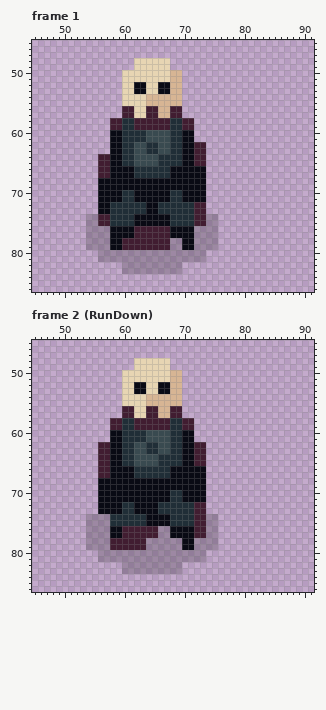
Two states of a pixel-art file, Assets/Resources/Enemies/skull knight.aseprite. That is the earlier state.
128x128 pixels, 55 frames. Shown: frame 1: x 45..91, y 45..86; frame 2 (RunDown): x 45..91, y 45..86. The commit also changed other frames, which this record leaves out.
New version:
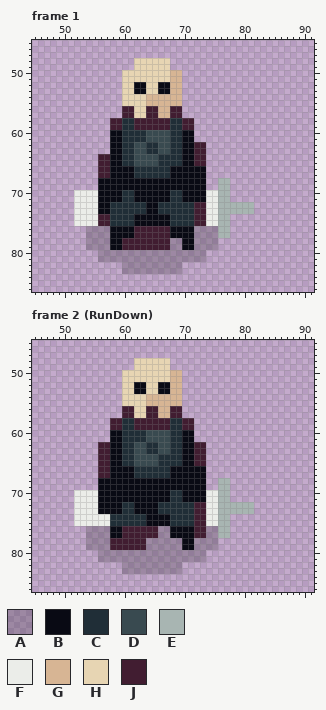
Palette (. is transparent): A #00000033  B #090a14  C #202e37  D #394a50  E #a8b5b2  F #ebede9  G #d7b594  H #e7d5b3  J #411d31
Diff:
layer "Weapon" now shown
Frame 1, layer "Weapon":
y 68..69: x 76..77 .. -> EE
y 70..71: x 52..55 .... -> FFFF; x 74..77 .... -> FFEE
y 72..73: x 52..55 .... -> FFFF; x 74..81 ........ -> FFEEEEEE
y 74..75: x 52..55 ..AA -> FFFF; x 74..77 AA.. -> FFEE
y 76..77: x 76..77 .. -> EE
Frame 2 (RunDown), layer "Weapon":
y 68..69: x 76..77 .. -> EE
y 70..71: x 52..55 .... -> FFFF; x 74..77 .... -> FFEE
y 72..73: x 52..55 .... -> FFFF; x 74..81 ........ -> FFEEEEEE
y 74..75: x 52..57 ..AAAA -> FFFFFF; x 74..77 AA.. -> FFEE
y 76..77: x 76..77 .. -> EE
Changed places in both pictures, as pixel boxes (x1, y1, x2, y2):
changed: (206, 178, 254, 238)
changed: (74, 190, 98, 226)
changed: (206, 478, 254, 538)
changed: (74, 490, 110, 526)
